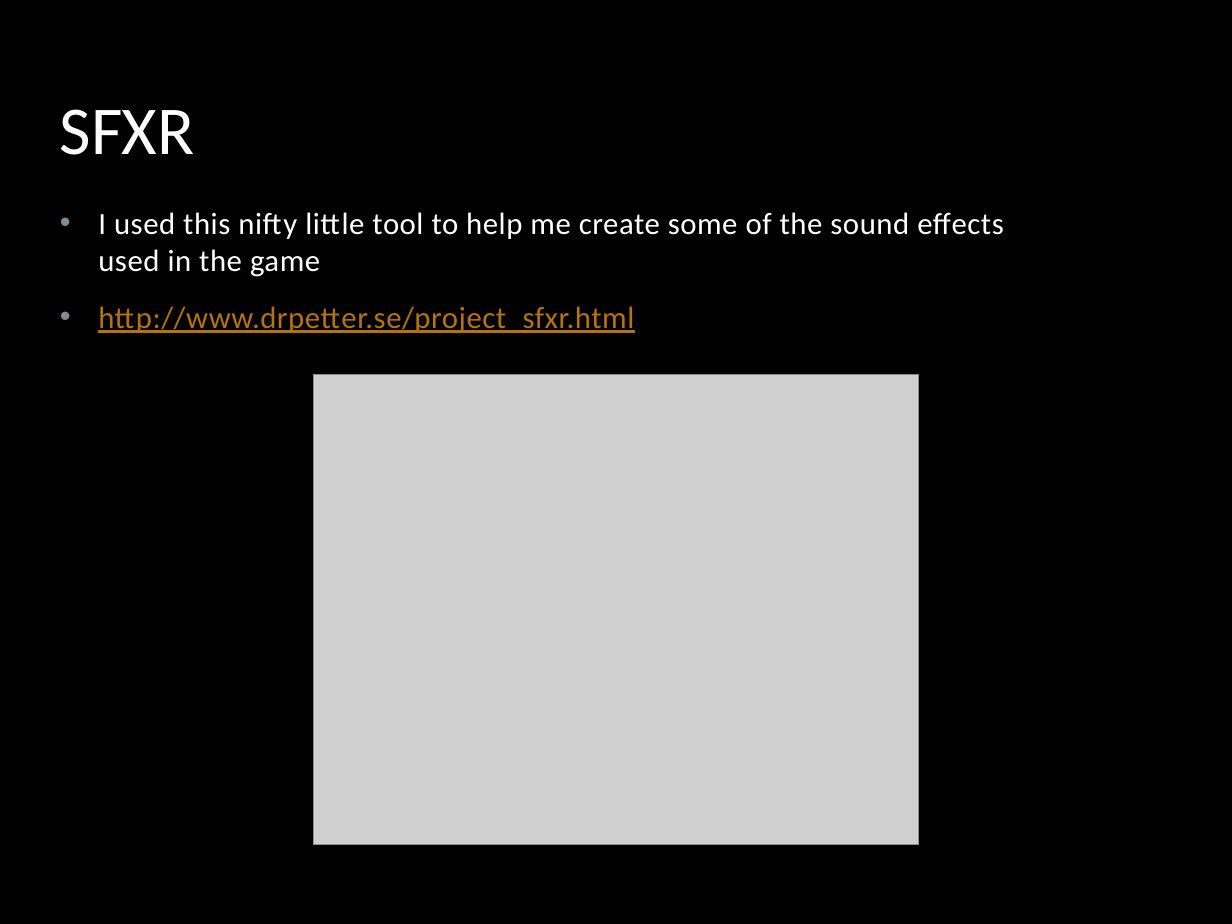
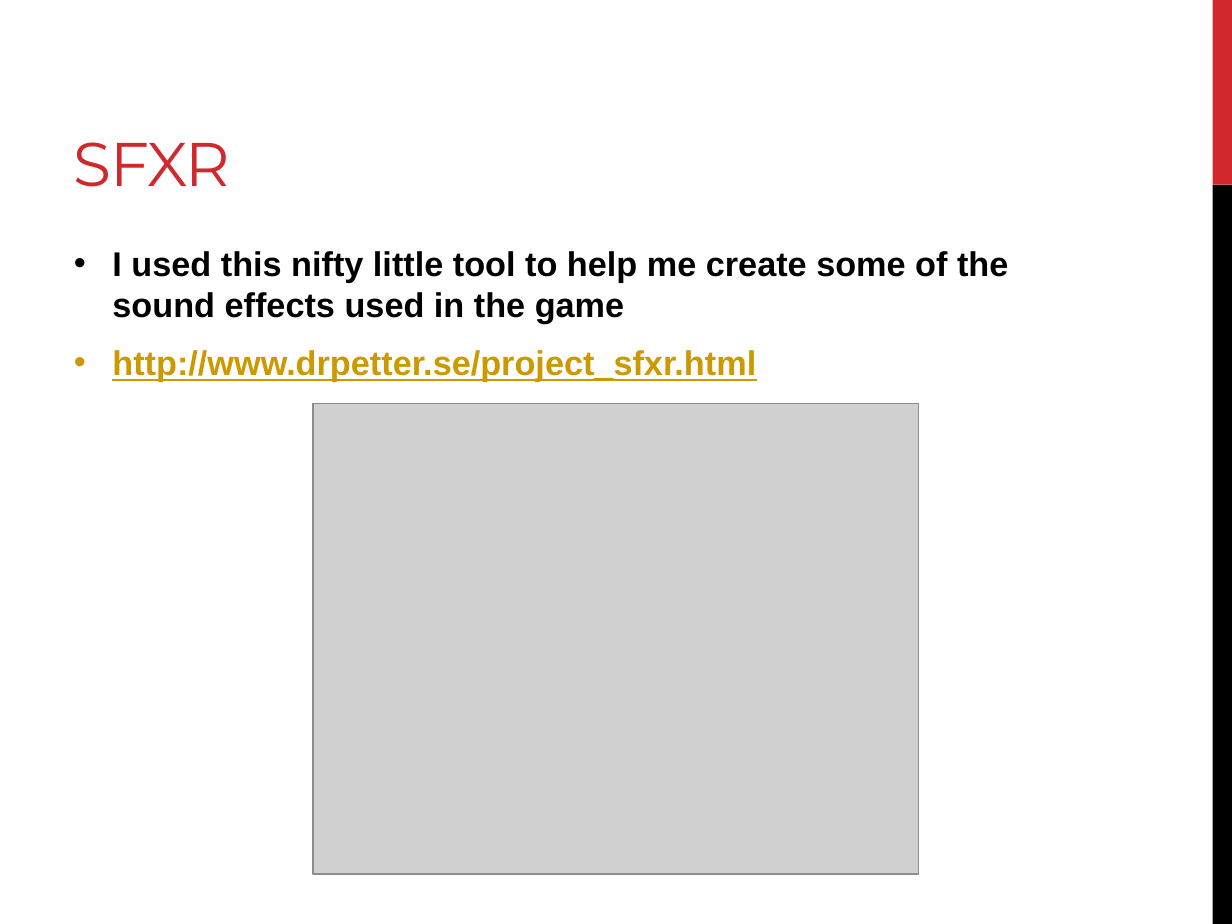
Before and after one commit to peterhoang/Super-Duper-Game, a slide deck: slide 25 of The Super-Awesome Game Deck.pptx. Drawn at 1232x924 pixels with LibreOffice and Linux fonts; fonts in the diff are those of the drawing; grey boxes stand for pictures; background and template pictures are left out. Boxes give left, top, right and bottom in pixels: in the first picture for what was removed or moved away, otherwise in the second. Text is boxed around its words. In the diff, an @@ line names an element or a change of style, - is before the commit and + after.

Commit message:
Changed the PP theme.

```diff
--- a/The Super-Awesome Game Deck.pptx
+++ b/The Super-Awesome Game Deck.pptx
@@ background picture (left out) to #FFFFFF @@
@@ rectangle removed at bbox=[0, 0, 1232, 924] @@
@@ title "SFXR": place and size @@
-title "SFXR" at bbox=[60, 109, 195, 155]
+title "SFXR" at bbox=[74, 142, 230, 187]
@@ title "SFXR" at bbox=[74, 142, 230, 187]: size 40 to 36 pt, font Calibri to Montserrat, text colour #FFFFFF to #D1282E, letter spacing 0 to -0.6 pt; less space between paragraphs @@
@@ rectangle added at bbox=[1212, 0, 1232, 185], fill #D1282E @@
@@ rectangle added at bbox=[1212, 185, 1232, 924], fill #000000 @@
@@ text "I used this nifty little ...": place and size @@
-text "I used this nifty little ..." at bbox=[98, 212, 1004, 334]
+text "I used this nifty little ..." at bbox=[112, 251, 1008, 382]
@@ text "I used this nifty little ..." at bbox=[112, 251, 1008, 382]: size 18 to 20 pt, font Calibri to Arial, letter spacing 0.3 to 0 pt, bold on; text colour #FFFFFF to #000000 in "I used this nifty little tool to ..."; text colour #B5740B to #CC9900 in "http://www.drpetter.se/project_sfxr.html"; less space between paragraphs @@
@@ picture: place and size @@
-picture at bbox=[313, 375, 919, 845]
+picture at bbox=[313, 404, 919, 875]
```
Also in this commit, not shown: 28 other slides changed.
